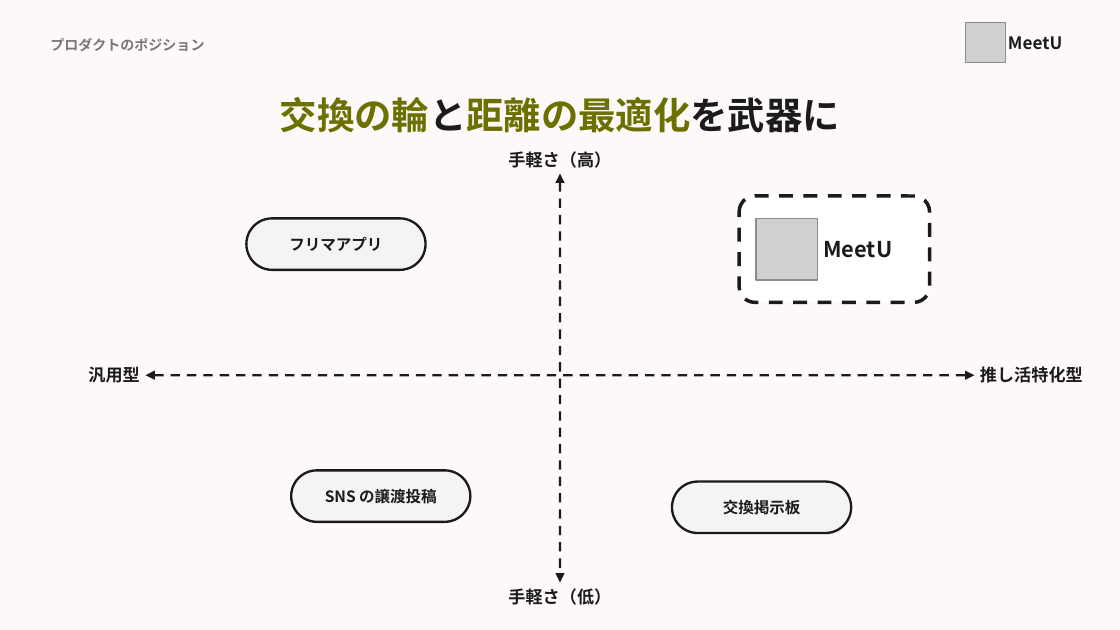
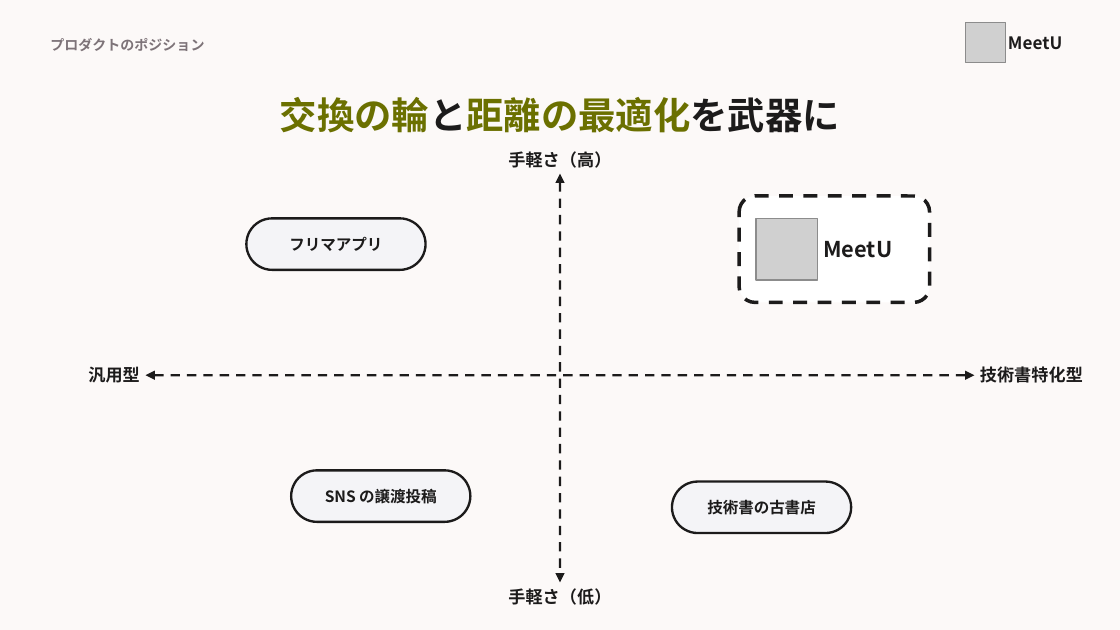
Before and after one commit to MurakamiHonami/MeetU, a slide deck: slide 11 of slide/MeetU_pitch.pptx. Drawn at 1120x630 pixels with LibreOffice and Linux fonts; fonts in the diff are those of the drawing; grey boxes stand for pictures. Boxes give left, top, right and bottom in pixels: in the first picture for what was removed or moved away, otherwise in the second. Text is boxed around its words. In the diff, an @@ line names an element or a change of style, - is before the commit and + after.

```diff
--- a/slide/MeetU_pitch.pptx
+++ b/slide/MeetU_pitch.pptx
@@ text at (x1=980, y1=366, x2=1083, y2=383): text changed @@
-推し活特化型
+技術書特化型
@@ text at (x1=707, y1=499, x2=816, y2=515): text changed @@
-交換掲示板
+技術書の古書店
```
Also in this commit, not shown: 13 other slides changed, 10 other files.
